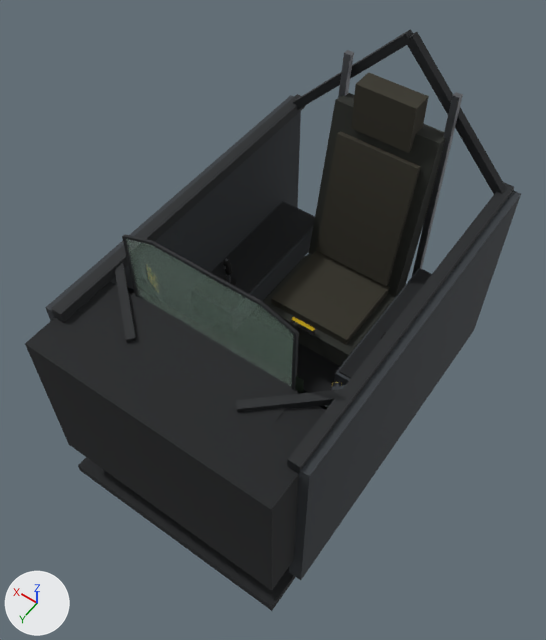
One commit to the Blender file assets-src/blend/cockpit_modern.blend: the scene before it, then after it.
Before and after are seen from a 50 mm camera at (-1.13, 2.0, 2.04) aimed at (0.0, 0.42, -0.44). The lights are fixed; the arrows at lower left show +X, +Y and +Z. The older version comes first.

The scene before the commit, as lines of its bpy script (objects in view):
```python
ob_cushion_94 = bpy.data.objects.new('cushion_94', me_mesh_72)
ob_cushion_94.parent = ob_cockpit
ob_cushion_94.location = (0.0, -0.08, -0.745)
ob_cushion_94.scale = (0.42, 0.44, 0.05)
ob_cushion_96 = bpy.data.objects.new('cushion_96', me_mesh_72)
ob_cushion_96.parent = ob_cockpit
ob_cushion_96.location = (0.0, -0.3, -0.38)
ob_cushion_96.rotation_euler = (0.18, 0.0, 0.0)  # degrees (10, 0, 0)
ob_cushion_96.scale = (0.4, 0.04, 0.65)
ob_dark_78 = bpy.data.objects.new('dark_78', me_mesh_68)
ob_dark_78.parent = ob_cockpit
ob_dark_78.location = (-0.4, -0.02, -0.667)
ob_dark_78.scale = (0.22, 0.72, 0.01)
ob_dark_82 = bpy.data.objects.new('dark_82', me_mesh_68)
ob_dark_82.parent = ob_cockpit
ob_dark_82.location = (0.4, -0.02, -0.667)
ob_dark_82.scale = (0.22, 0.72, 0.01)
ob_frame_76 = bpy.data.objects.new('frame_76', me_mesh_70)
ob_frame_76.parent = ob_cockpit
ob_frame_76.location = (-0.53, 0.25, -0.15)
ob_frame_76.scale = (0.05, 1.6, 0.05)
ob_panel_grey_77 = bpy.data.objects.new('panel_grey_77', me_mesh_69)
ob_panel_grey_77.parent = ob_cockpit
ob_panel_grey_77.location = (-0.4, -0.02, -0.74)
ob_panel_grey_77.scale = (0.24, 0.75, 0.14)
ob_panel_grey_81 = bpy.data.objects.new('panel_grey_81', me_mesh_69)
ob_panel_grey_81.parent = ob_cockpit
ob_panel_grey_81.location = (0.4, -0.02, -0.74)
ob_panel_grey_81.scale = (0.24, 0.75, 0.14)
ob_seat_93 = bpy.data.objects.new('seat_93', me_mesh_71)
ob_seat_93.parent = ob_cockpit
ob_seat_93.location = (0.0, -0.08, -0.82)
ob_seat_93.scale = (0.5, 0.52, 0.12)
ob_seat_95 = bpy.data.objects.new('seat_95', me_mesh_71)
ob_seat_95.parent = ob_cockpit
ob_seat_95.location = (0.0, -0.36, -0.36)
ob_seat_95.rotation_euler = (0.18, 0.0, 0.0)  # degrees (10, 0, 0)
ob_seat_95.scale = (0.5, 0.1, 0.85)
# also in view: 'metal_98' at (-0.26, -0.44, -0.31); 'panel_grey_79' at (0.56, 0.25, -0.62); 'dark_73' at (0.0, 1.0, -0.55); 'frame_90' at (-0.26, -0.5, 0.12); 'frame_92' at (0.26, -0.5, 0.12)
```
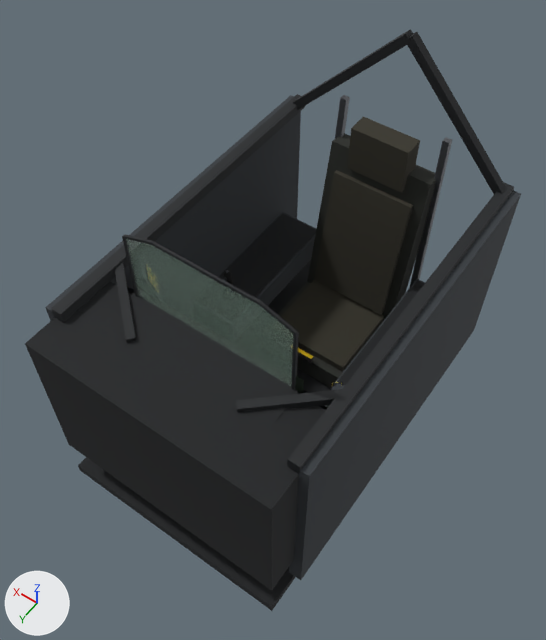
ob_control_action_eject is not drawn itself; it is the parent of ob_moving_047.

Changed parts and their boxes (x1, y1, x2, y2) in the pictures (546 x 640 px):
'cushion_96', moved
    before: (316, 131, 421, 286)
    after: (314, 170, 413, 315)
'cushion_94', moved
    before: (272, 251, 390, 345)
    after: (281, 280, 384, 372)
'seat_95', moved
    before: (309, 93, 446, 297)
    after: (307, 133, 436, 321)
'cushion_97', moved
    before: (351, 72, 429, 153)
    after: (347, 117, 420, 193)
'dark_82', moved
    before: (211, 202, 315, 294)
    after: (219, 214, 316, 298)
'seat_93', moved
    before: (263, 253, 406, 366)
    after: (278, 282, 370, 388)
'panel_grey_81', moved
    before: (210, 201, 315, 301)
    after: (218, 212, 316, 306)
'dark_78', moved
    before: (339, 270, 431, 379)
    after: (338, 280, 424, 385)
'metal_98', moved
    before: (412, 92, 463, 276)
    after: (410, 137, 452, 287)
'metal_99', moved
    before: (338, 50, 354, 98)
    after: (335, 95, 350, 139)
'panel_grey_77', moved (mostly hidden)
    before: (334, 268, 432, 386)
    after: (334, 279, 425, 386)
'yellow_538', moved
    before: (292, 317, 315, 331)
    after: (298, 348, 313, 359)
'rubber_539', moved
    before: (309, 330, 315, 336)
    after: (308, 358, 313, 363)

What changed in the scene script:
```text
Change ob_panel_grey_77:
    ob_panel_grey_77.location: (-0.4, -0.02, -0.74) -> (-0.4, -0.02, -0.82)
Change ob_dark_78:
    ob_dark_78.location: (-0.4, -0.02, -0.667) -> (-0.4, -0.02, -0.747)
Change ob_panel_grey_81:
    ob_panel_grey_81.location: (0.4, -0.02, -0.74) -> (0.4, -0.02, -0.82)
Change ob_dark_82:
    ob_dark_82.location: (0.4, -0.02, -0.667) -> (0.4, -0.02, -0.747)
Change ob_seat_93:
    ob_seat_93.location: (0.0, -0.08, -0.82) -> (0.0, -0.08, -1.04)
Change ob_cushion_94:
    ob_cushion_94.location: (0.0, -0.08, -0.745) -> (0.0, -0.08, -0.965)
Change ob_seat_95:
    ob_seat_95.location: (0.0, -0.36, -0.36) -> (0.0, -0.36, -0.58)
Change ob_cushion_96:
    ob_cushion_96.location: (0.0, -0.3, -0.38) -> (0.0, -0.3, -0.6)
Change ob_cushion_97:
    ob_cushion_97.location: (0.0, -0.4, 0.1) -> (0.0, -0.4, -0.12)
Change ob_metal_98:
    ob_metal_98.location: (-0.26, -0.435, -0.315) -> (-0.26, -0.435, -0.535)
Change ob_metal_99:
    ob_metal_99.location: (0.26, -0.435, -0.315) -> (0.26, -0.435, -0.535)
Change ob_control_action_eject:
    ob_control_action_eject.location: (0.0, 0.2, -0.74) -> (0.0, 0.2, -0.96)
```
